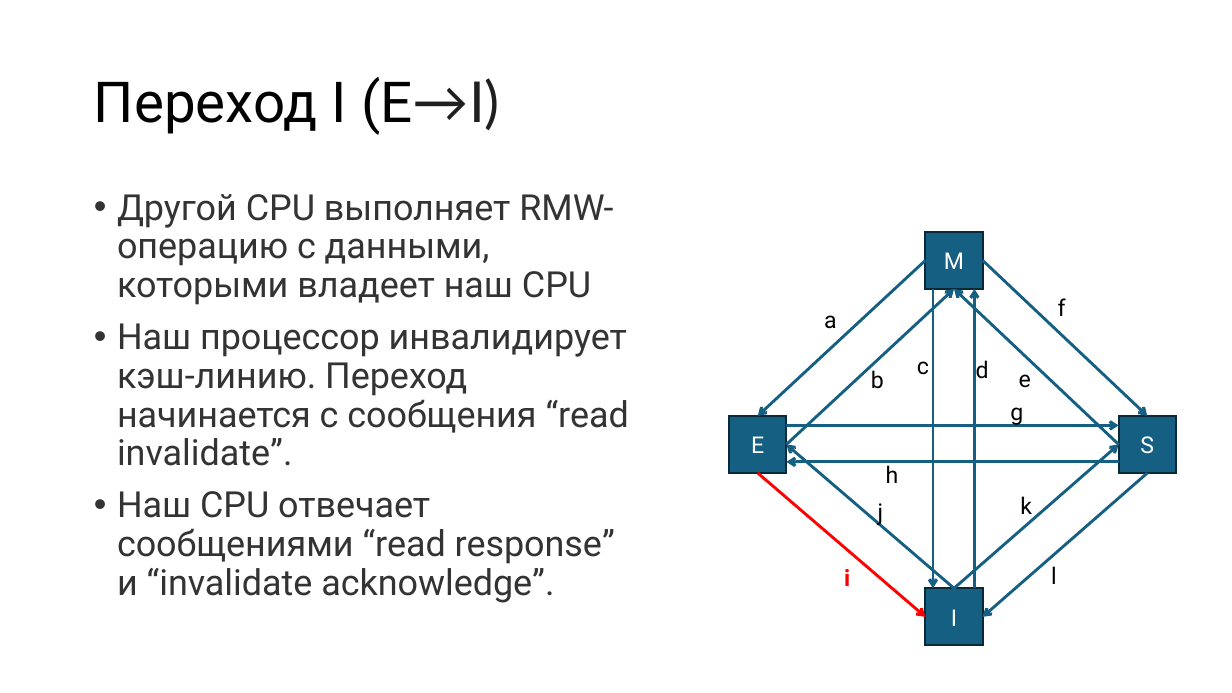
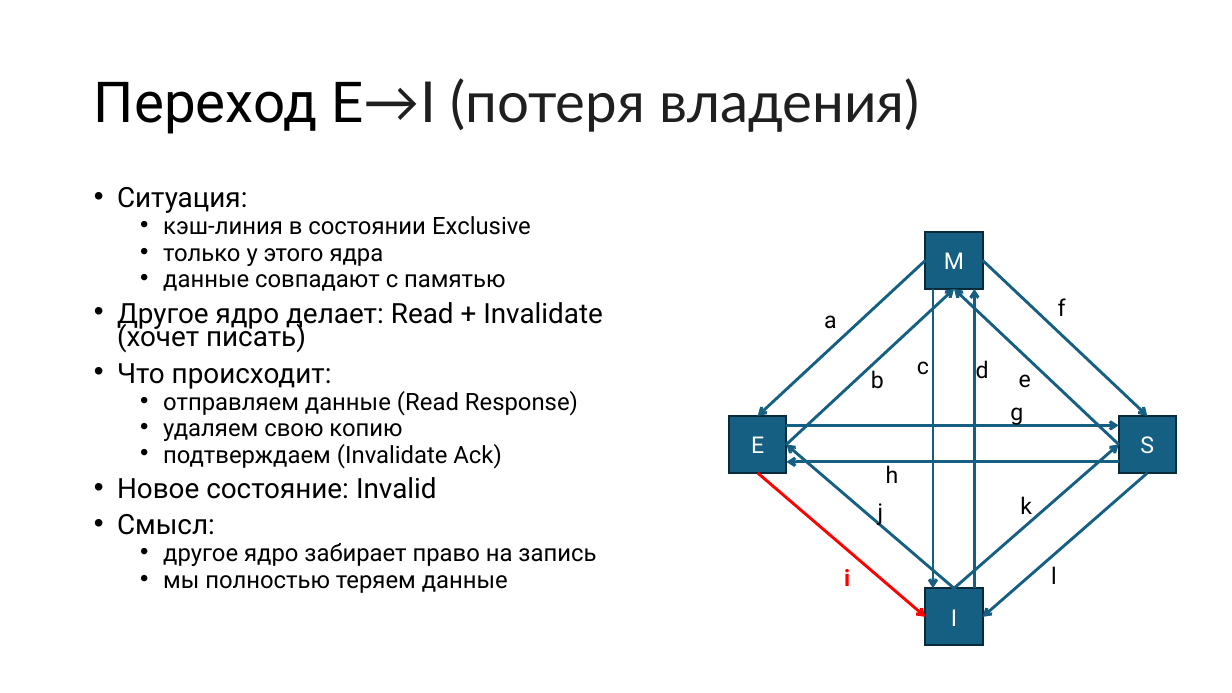
Before and after one commit to alexey-malov/pc, a slide deck: slide 32 of lectures/09/Протоколы когерентности кэш-памяти.pptx (slide 28 before the commit). Drawn at 1232x693 pixels with LibreOffice and Linux fonts; fonts in the diff are those of the drawing. Boxes give left, top, right and bottom in pixels: in the first picture for what was removed or moved away, otherwise in the second. Text is boxed around its words. In the diff, an @@ line names an element or a change of style, - is before the commit and + after.

```diff
--- a/lectures/09/Протоколы когерентности кэш-памяти.pptx
+++ b/lectures/09/Протоколы когерентности кэш-памяти.pptx
@@ title at [94,78,919,134]: text changed; font Roboto to Lato; text colour #000000 to #1F1F1F @@
-Переход I (E→I)
+Переход E→I (потеря владения)
@@ text at [117,187,603,593]: text changed; size 28 to 18.6 pt; text colour #333333 to #000000 @@
-• Другой CPU выполняет RMW-операцию с данными, которыми владеет наш CPU
-• Наш процессор инвалидирует кэш-линию. Переход начинается с сообщения “read invalidate”.
-• Наш CPU отвечает сообщениями “read response” и “invalidate acknowledge”.
+• Ситуация:
+  • кэш-линия в состоянии Exclusive
+  • только у этого ядра
+  • данные совпадают с памятью
+• Другое ядро делает: Read + Invalidate (хочет писать)
+• Что происходит:
+  • отправляем данные (Read Response)
+  • удаляем свою копию
+  • подтверждаем (Invalidate Ack)
+• Новое состояние: Invalid
+• Смысл:
+  • другое ядро забирает право на запись
+  • мы полностью теряем данные
```
Also in this commit, not shown: 34 other slides changed, 10 slides added, 5 slides removed, 14 other files.
